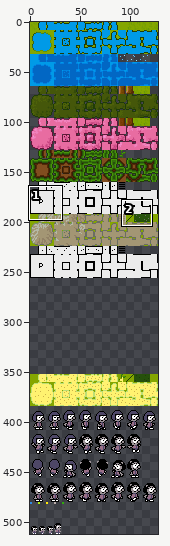
A sprite sheet gets an edit: assets/tilesheet_worldmap.png. The picture above shows the old version from afar; the outline marks the close-up.
Close-up. The starting point:
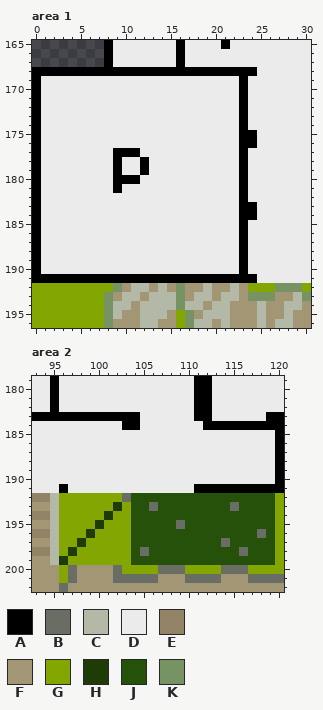
The file is 128x512 pixels. Pixels under 10% opacity are left out. Colours within 5 levels of each other are drawn and written as one. Shown: area 1: x 0..30, y 165..196; area 2: x 93..120, y 179..202.
Palette (. is transparent): A #000000  B #6a6d63  C #b4b8a6  D #ebebeb  E #928266  F #a39674  G #84a600  H #1f3c08  J #26510b  K #779263
Pixels before, area 1, first column x 0:
165 ........ADDDDDDDADDDDADDDDDDDDD
166 ........ADDDDDDDADDDDDDDDDDDDDD
167 ........ADDDDDDDADDDDDDDDDDDDDD
168 AAAAAAAAAAAAAAAAAAAAAAAAADDDDDD
169 ADDDDDDDDDDDDDDDDDDDDDDADDDDDDD
170 ADDDDDDDDDDDDDDDDDDDDDDADDDDDDD
171 ADDDDDDDDDDDDDDDDDDDDDDADDDDDDD
172 ADDDDDDDDDDDDDDDDDDDDDDADDDDDDD
173 ADDDDDDDDDDDDDDDDDDDDDDADDDDDDD
174 ADDDDDDDDDDDDDDDDDDDDDDADDDDDDD
175 ADDDDDDDDDDDDDDDDDDDDDDAADDDDDD
176 ADDDDDDDDDDDDDDDDDDDDDDAADDDDDD
177 ADDDDDDDDAAADDDDDDDDDDDADDDDDDD
178 ADDDDDDDDADDADDDDDDDDDDADDDDDDD
179 ADDDDDDDDADDADDDDDDDDDDADDDDDDD
180 ADDDDDDDDAAADDDDDDDDDDDADDDDDDD
181 ADDDDDDDDADDDDDDDDDDDDDADDDDDDD
182 ADDDDDDDDDDDDDDDDDDDDDDADDDDDDD
183 ADDDDDDDDDDDDDDDDDDDDDDAADDDDDD
184 ADDDDDDDDDDDDDDDDDDDDDDAADDDDDD
185 ADDDDDDDDDDDDDDDDDDDDDDADDDDDDD
186 ADDDDDDDDDDDDDDDDDDDDDDADDDDDDD
187 ADDDDDDDDDDDDDDDDDDDDDDADDDDDDD
188 ADDDDDDDDDDDDDDDDDDDDDDADDDDDDD
189 ADDDDDDDDDDDDDDDDDDDDDDADDDDDDD
190 ADDDDDDDDDDDDDDDDDDDDDDADDDDDDD
191 AAAAAAAAAAAAAAAAAAAAAAAAADDDDDD
192 GGGGGGGGGKFCCFCFKFFCFFCFGGGKKKG
193 GGGGGGGGKFCCFCCCKFCCFCCFKKKFFCK
194 GGGGGGGGKCCFCCCCKCCFCCFFFCFFCCF
195 GGGGGGGGKCFFCCCFGKFCCCFFFCFFCFF
196 GGGGGGGGKFFFCCFFGKCCFCFFFCFCCFF
Pixels before, area 2, first column x 93:
179 DDADDDDDDDDDDDDDDDAADDDDDDDD
180 DDADDDDDDDDDDDDDDDAADDDDDDDD
181 DDADDDDDDDDDDDDDDDAADDDDDDDD
182 DDADDDDDDDDDDDDDDDAADDDDDDDD
183 AAAAAAAAAAAADDDDDDAADDDDDDAA
184 DDDDDDDDDDAADDDDDDDAAAAAAAAA
185 DDDDDDDDDDDDDDDDDDDDDDDDDDDA
186 DDDDDDDDDDDDDDDDDDDDDDDDDDDA
187 DDDDDDDDDDDDDDDDDDDDDDDDDDDA
188 DDDDDDDDDDDDDDDDDDDDDDDDDDDA
189 DDDDDDDDDDDDDDDDDDDDDDDDDDDA
190 DDDDDDDDDDDDDDDDDDDDDDDDDDDA
191 DDDADDDDDDDDDDDDDDAAAAAAAAAA
192 EECGGGGGGGBJJJJJJJJJJJJJJJJG
193 FFCGGGGGGHGJJBJJJJJJJJBJJJJG
194 EECGGGGGHGGJJJJJJJJJJJJJJJJG
195 FFCGGGGHGGGJJJJJBJJJJJJJJJJG
196 EECGGGHGGGGJJJJJJJJJJJJJJBJG
197 FFCGGHGGGGGJJJJJJJJJJBJJJJJG
198 EECGHGGGGGGJBJJJJJJJJJJBJJJG
199 FFCHGGGGGGGJJJJJJJJJJJJJJJJG
200 FFFGBFFFFBGGGGBBBGGGGBBBGGGG
201 FFFGBFFFFBBBBBFFFBBBBFFFBBBB
202 FFFBFFFFFFFFFFFFFFFFFFFFFFFF
Now the later version:
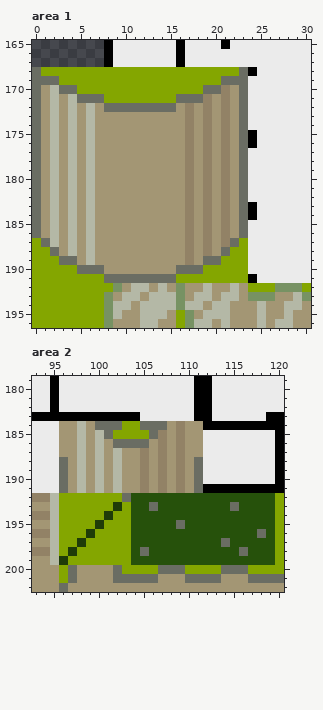
The edit:
Changed rows in their new state; - is an unchanged pixel.
Area 1:
first column x 0:
168 BGGGGGGGGGGGGGGGGGGGGGGB
169 BBBGGGGGGGGGGGGGGGGGGBBB
170 BFCBBGGGGGGGGGGGGGGBBEFB
171 BFCFCBBBGGGGGGGGBBBEFEFB
172 BFCFCFCFBBBBBBBBFEFEFEFB
173 BFCFCFCFFFFFFFFFFEFEFEFB
174 BFCFCFCFFFFFFFFFFEFEFEFB
175 BFCFCFCFFFFFFFFFFEFEFEFB
176 BFCFCFCFFFFFFFFFFEFEFEFB
177 BFCFCFCFFFFFFFFFFEFEFEFB
178 BFCFCFCFFFFFFFFFFEFEFEFB
179 BFCFCFCFFFFFFFFFFEFEFEFB
180 BFCFCFCFFFFFFFFFFEFEFEFB
181 BFCFCFCFFFFFFFFFFEFEFEFB
182 BFCFCFCFFFFFFFFFFEFEFEFB
183 BFCFCFCFFFFFFFFFFEFEFEFB
184 BFCFCFCFFFFFFFFFFEFEFEFB
185 BFCFCFCFFFFFFFFFFEFEFEFB
186 BFCFCFCFFFFFFFFFFEFEFEFB
187 GBCFCFCFFFFFFFFFFEFEFEBG
188 GGBFCFCFFFFFFFFFFEFEFBGG
189 GGGBBFCFFFFFFFFFFEFBBGGG
190 GGGGGBBBFFFFFFFFBBBGGGGG
191 GGGGGGGGBBBBBBBBGGGGGGGG
Area 2:
first column x 96:
184 FFCFBBBGGBBBFEFF
185 FFCFCBGGGGBEFEFF
186 FFCFCFBBBBFEFEFF
187 FFCFCFCFFEFEFEFF
188 BFCFCFCFFEFEFEFB
189 BFCFCFCFFEFEFEFB
190 BFCFCFCFFEFEFEFB
191 BFCFCFCFFEFEFEFB
Changed places in both close-ups, as pixel boxes (x1, y1, x2, y2):
changed: (32, 67, 248, 283)
changed: (59, 421, 203, 493)
